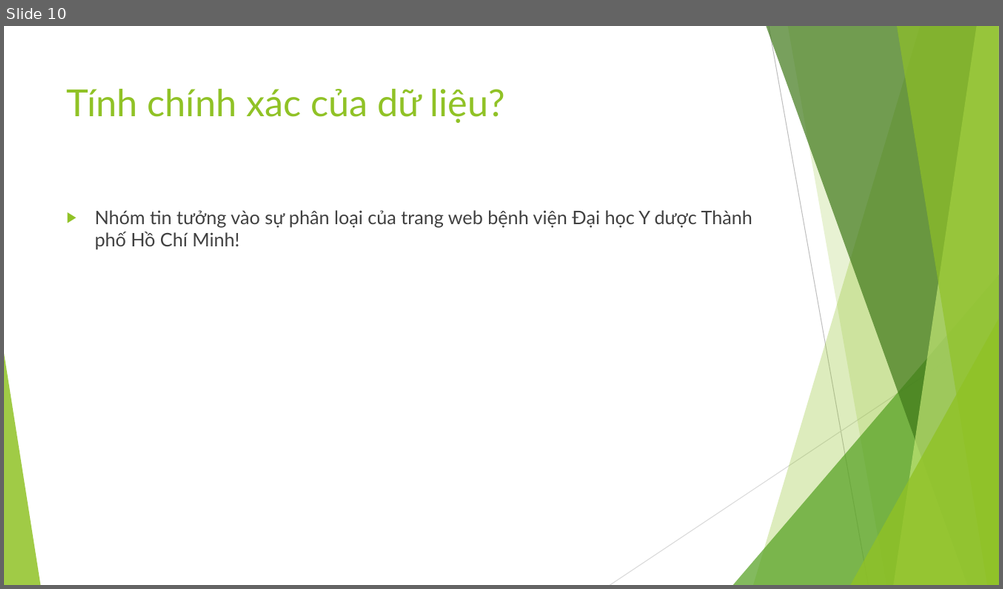
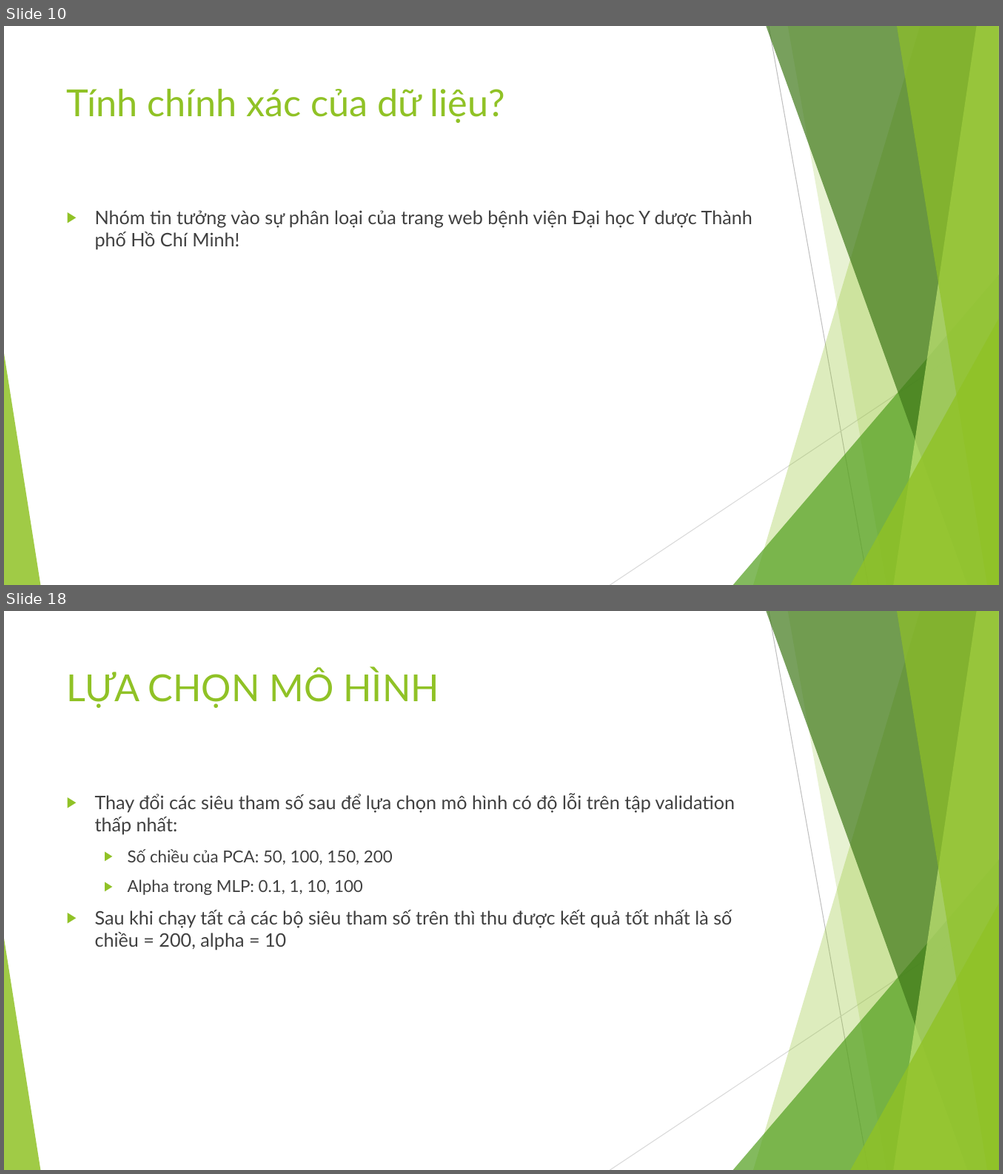
Before and after one commit to NhanCode/DataScienceFinalProject, a slide deck: DACK_Slide.pptx. Shown one above the other, each under a label of ours: slide 10 before the commit, slides 10 and 18 after it; the slides between them are not shown. The pictures are 1003x589 and 1003x1174 pixels, drawn with LibreOffice and Linux fonts; fonts in the diff are those of the drawing. Boxes give left, top, right and bottom in pixels: in the first picture for what was removed or moved away, otherwise in the second. Text is boxed around its words. In the diff, an @@ line names an element or a change of style, - is before the commit and + after.

```diff
--- a/DACK_Slide.pptx
+++ b/DACK_Slide.pptx
@@ slide 18 added at (4,611,999,1170), background #FFFFFF; not listed: 10 template elements that a slide beside it also shows @@
@@ title added at (67,669,438,708), 36 pt, text #90C226 @@
+LỰA CHỌN MÔ HÌNH
@@ text added at (95,794,735,951), 18 pt, text #404040 @@
+▶ Thay đổi các siêu tham số sau để lựa chọn mô hình có độ lỗi trên tập validation thấp nhất:
+  ▶ Số chiều của PCA: 50, 100, 150, 200
+  ▶ Alpha trong MLP: 0.1, 1, 10, 100
+▶ Sau khi chạy tất cả các bộ siêu tham số trên thì thu được kết quả tốt nhất là số chiều = 200, alpha = 10
```
Also in this commit, not shown: 4 slides changed, 8 other slides added, 1 other file.
